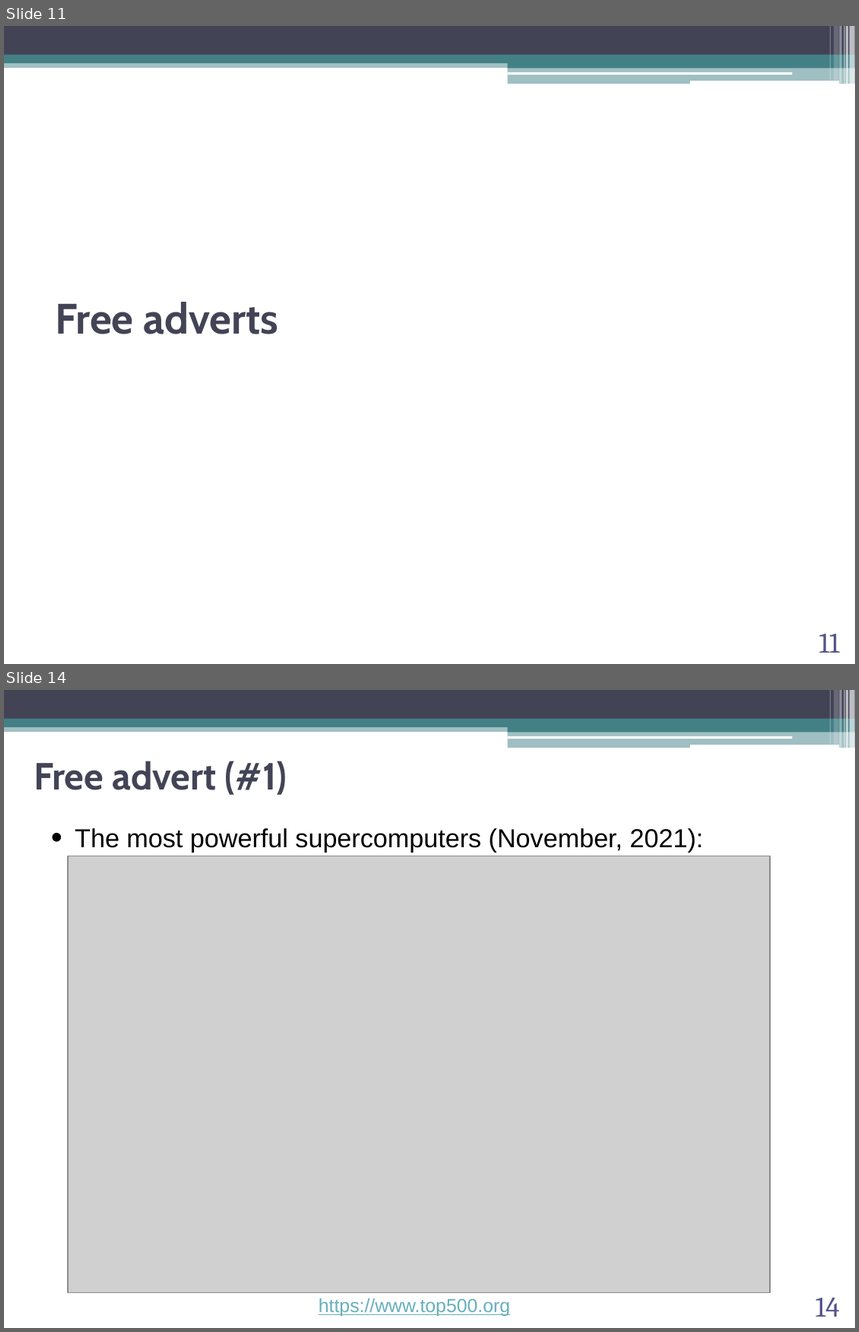
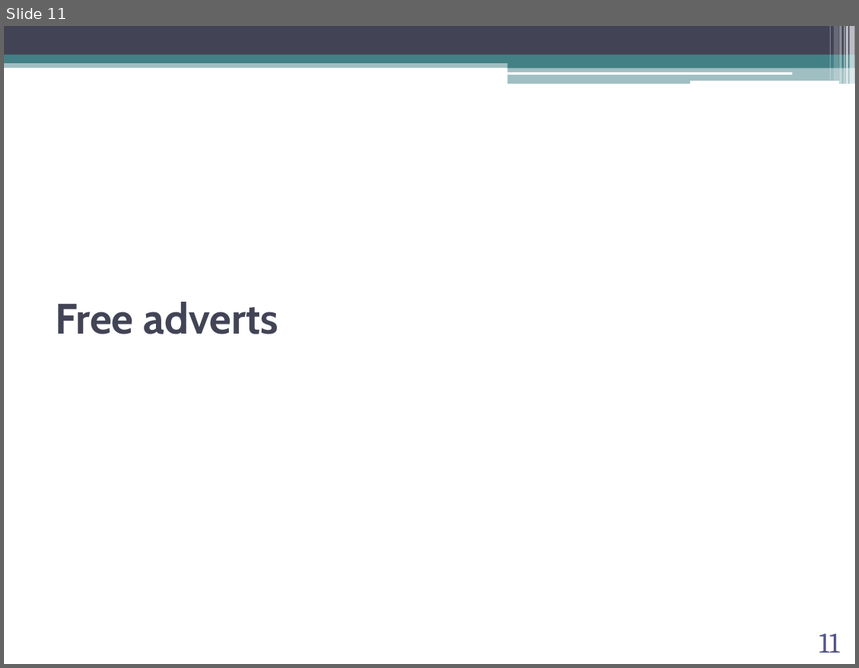
Before and after one commit to abilandz/PH8124, a slide deck: Lecture_1/ABilandzic_PH8124_SS2023.pptx. Shown one above the other, each under a label of ours: slides 11 and 14 before the commit, slide 11 after it; the slides between them are not shown. The pictures are 859x1332 and 859x668 pixels, drawn with LibreOffice and Linux fonts; fonts in the diff are those of the drawing; grey boxes stand for pictures; background and template pictures are left out. Boxes give left, top, right and bottom in pixels: in the first picture for what was removed or moved away, otherwise in the second. Text is boxed around its words. In the diff, an @@ line names an element or a change of style, - is before the commit and + after.

```diff
--- a/Lecture_1/ABilandzic_PH8124_SS2023.pptx
+++ b/Lecture_1/ABilandzic_PH8124_SS2023.pptx
@@ slide 14 removed at bbox=[4, 690, 855, 1328], background #FFFFFF; not listed: 13 template elements that a slide beside it also shows @@
@@ title removed at bbox=[34, 761, 287, 795] @@
-Free advert (#1)
@@ text removed at bbox=[75, 828, 704, 853] @@
-• The most powerful supercomputers (November, 2021):
@@ picture removed at bbox=[68, 856, 770, 1293] @@
@@ text removed at bbox=[319, 1299, 510, 1316] @@
-https://www.top500.org
@@ page number removed at bbox=[816, 1298, 840, 1317] @@
-14
```
Also in this commit, not shown: 13 slides changed, 3 other files.
